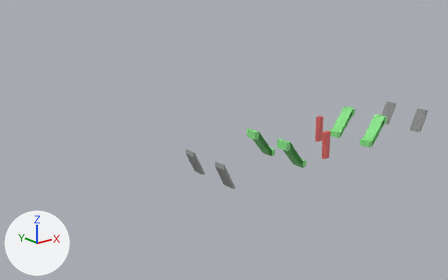
What one commit did to the FBX model Assets/models/3F-2F.fbx.
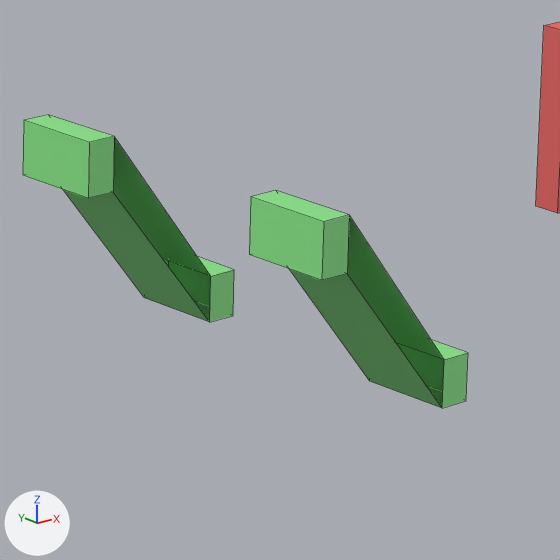
The first picture shows the older version from a camera (50 mm lens) standing at (-211.4, -265.1, 82.6) and looking at (-17.3, -22.6, -14.4). The close-ups show the older and then the newer version on the part from 54% to 71% of the width and 40% to 67% of the height of that picture. Only the edits that show in the close-ups are written down. The lights are fixed; the arrows at lower left show +X, +Y and +Z. The close-ups show mesh edges as thin lines. Where no turn or scale is listed for an object, it has been applied to the vertices. Vertices at exactly the same position are counted once.

The first close-up shows 'エスカレーター.002', 'エスカレーター.005', 'エレベーター.006'.
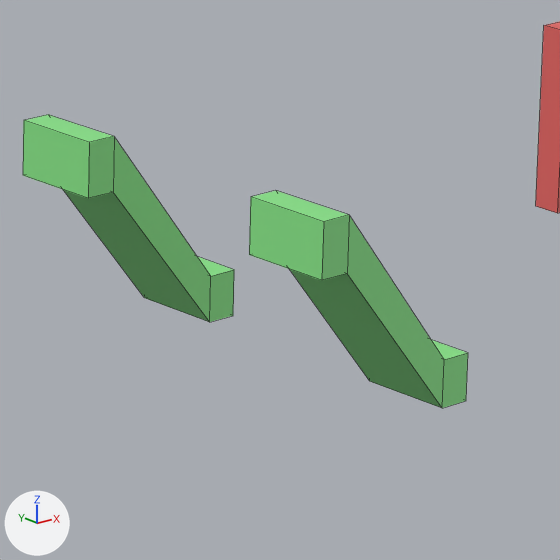
Where the newer file only moved an object's origin or applied its transform, the numbers keep the older frame.

What differs and where, as boxes [x1, y1, x2, y2] in the close-ups (560 x 560 px):
part 1 of me_立方体_014, built on
    before: [290, 269, 442, 408]
    after: [290, 215, 444, 408]
part 2 of me_立方体_019, built on
    before: [64, 190, 209, 322]
    after: [64, 137, 211, 322]

The edits, one by one:
me_立方体_014 is used by ob_エスカレーター_002; location (-28.1, -83.0, -3.66).
Verts and faces of me_立方体_014; kept vertices keep their numbers, new ones are numbered from 17.
Before the commit, vertices of me_立方体_014: 0 (-3.9, -3.0, 6.66) at pixel (349, 214), 1 (-3.9, 3.0, 6.66) at pixel (275, 190), 2 (4.3, -3.0, -6.84) at pixel (442, 408), 3 (4.3, 3.0, -6.84) at pixel (369, 381), 4 (-3.9, -3.0, 3.16) at pixel (347, 273).
Before the commit, vertices of me_立方体_014: 5 (4.3, 3.0, -6.84) at pixel (369, 381), 6 (-3.9, 3.0, 3.16), 7 (4.3, -3.0, -3.84) at pixel (444, 359), 8 (4.3, 3.0, -3.84).
me_立方体_014 had 17 vertices, 12 faces and spanned x -5.9..6.3, y -3.0..3.0, z -6.84..6.66.
me_立方体_014 now has 16 vertices, 14 faces and spans x -5.9..6.3, y -3.0..3.0, z -6.84..6.66.
Part 1, on me_立方体_014:
Vertices deleted: 5 (with the faces that use them).
New faces: (2, 4, 6, 3), (0, 4, 2, 7), (1, 8, 3, 6).
me_立方体_019 is used by ob_エスカレーター_005; location (-28.1, -63.0, -3.66).
Verts and faces of me_立方体_019; kept vertices keep their numbers, new ones are numbered from 17.
Before the commit, vertices of me_立方体_019: 0 (-3.9, -3.0, 6.66) at pixel (114, 136), 1 (-3.9, 3.0, 6.66) at pixel (48, 114), 2 (4.3, -3.0, -6.84) at pixel (209, 322), 3 (4.3, 3.0, -6.84) at pixel (144, 297), 4 (-3.9, -3.0, 3.16) at pixel (113, 192).
Before the commit, vertices of me_立方体_019: 5 (4.3, 3.0, -6.84) at pixel (144, 297), 6 (-3.9, 3.0, 3.16), 7 (4.3, -3.0, -3.84) at pixel (210, 276), 8 (4.3, 3.0, -3.84).
me_立方体_019 had 17 vertices, 12 faces and spanned x -5.9..6.3, y -3.0..3.0, z -6.84..6.66.
me_立方体_019 now has 16 vertices, 14 faces and spans x -5.9..6.3, y -3.0..3.0, z -6.84..6.66.
Part 2, on me_立方体_019:
Vertices deleted: 5 (with the faces that use them).
New faces: (2, 4, 6, 3), (0, 4, 2, 7), (1, 8, 3, 6).
